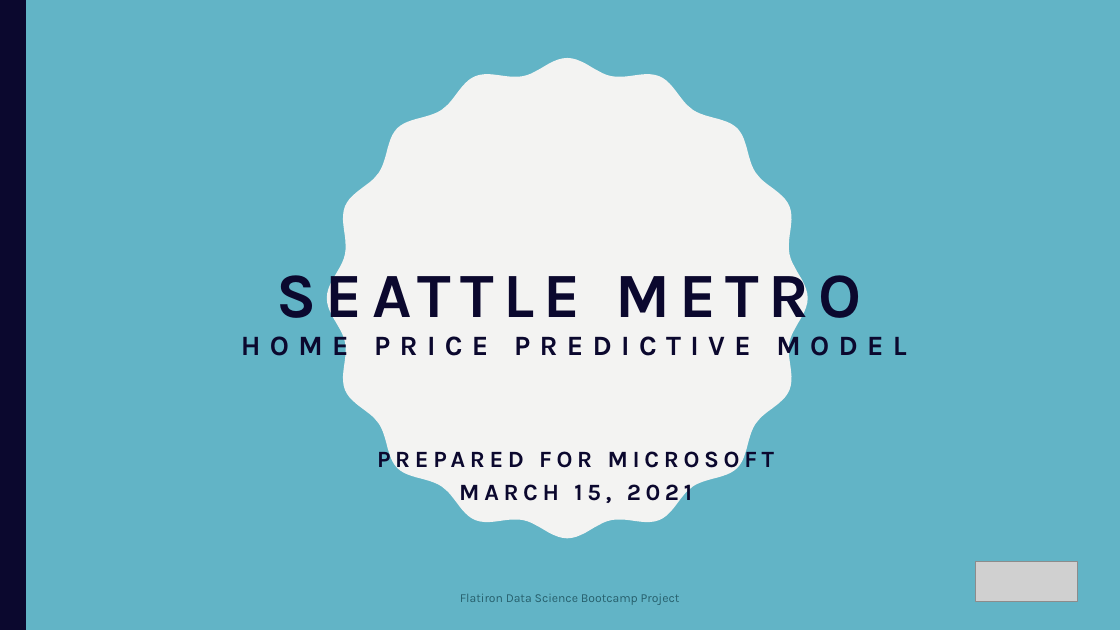
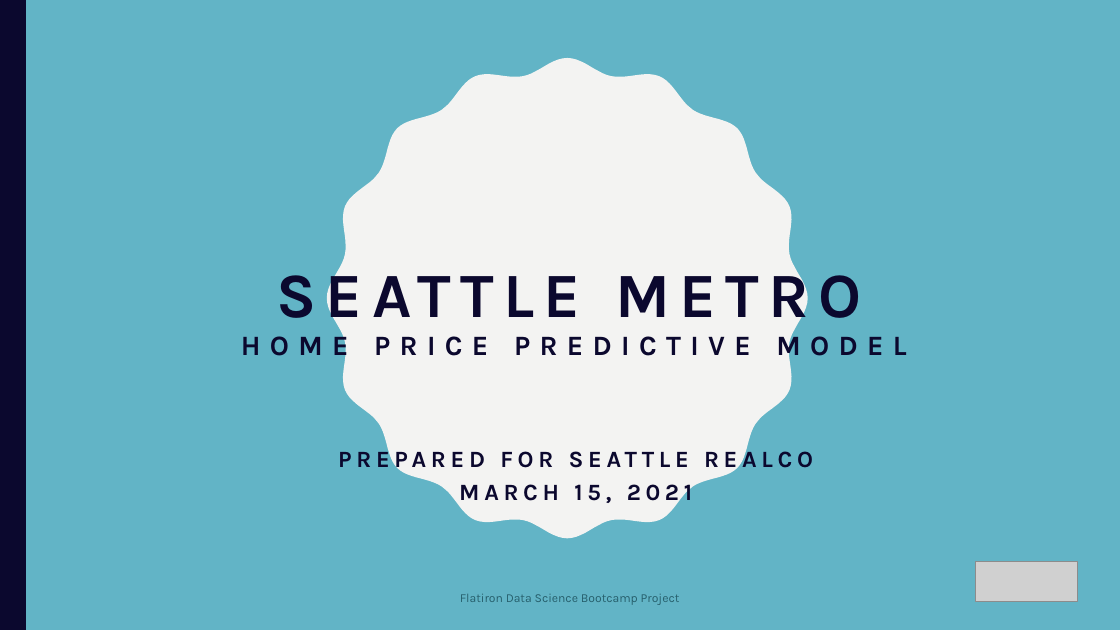
Before and after one commit to cutterback/p02-home-sales-predictive-project, a slide deck: slide 1 of Seattle_Home_Price_Predictive_Model.pptx. Drawn at 1120x630 pixels with LibreOffice and Linux fonts; fonts in the diff are those of the drawing; grey boxes stand for pictures. Boxes give left, top, right and bottom in pixels: in the first picture for what was removed or moved away, otherwise in the second. Text is boxed around its words. In the diff, an @@ line names an element or a change of style, - is before the commit and + after.

Commit message:
Adding model performance plot and partial presentation

```diff
--- a/Seattle_Home_Price_Predictive_Model.pptx
+++ b/Seattle_Home_Price_Predictive_Model.pptx
@@ subtitle at bbox=[338, 446, 813, 472]: text changed @@
-PREPARED FOR MICROSOFT
+PREPARED FOR SEATTLE REALCO
```
Also in this commit, not shown: 3 other slides changed, 1 slide added, 1 slide removed, 1 other file.
